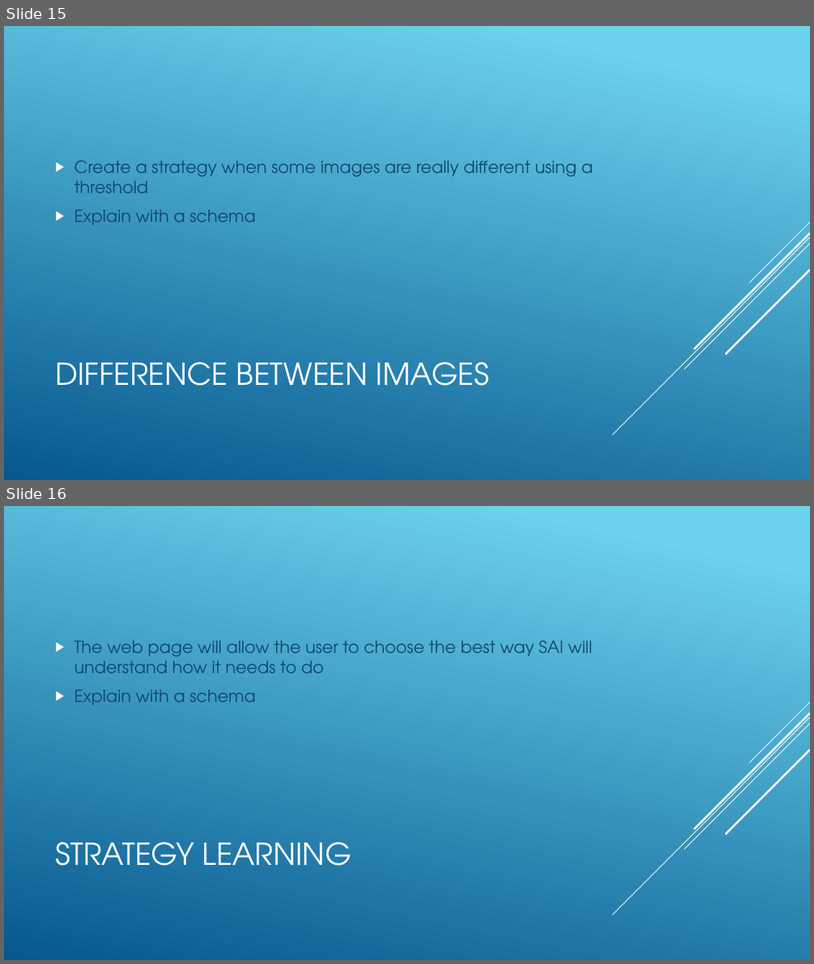
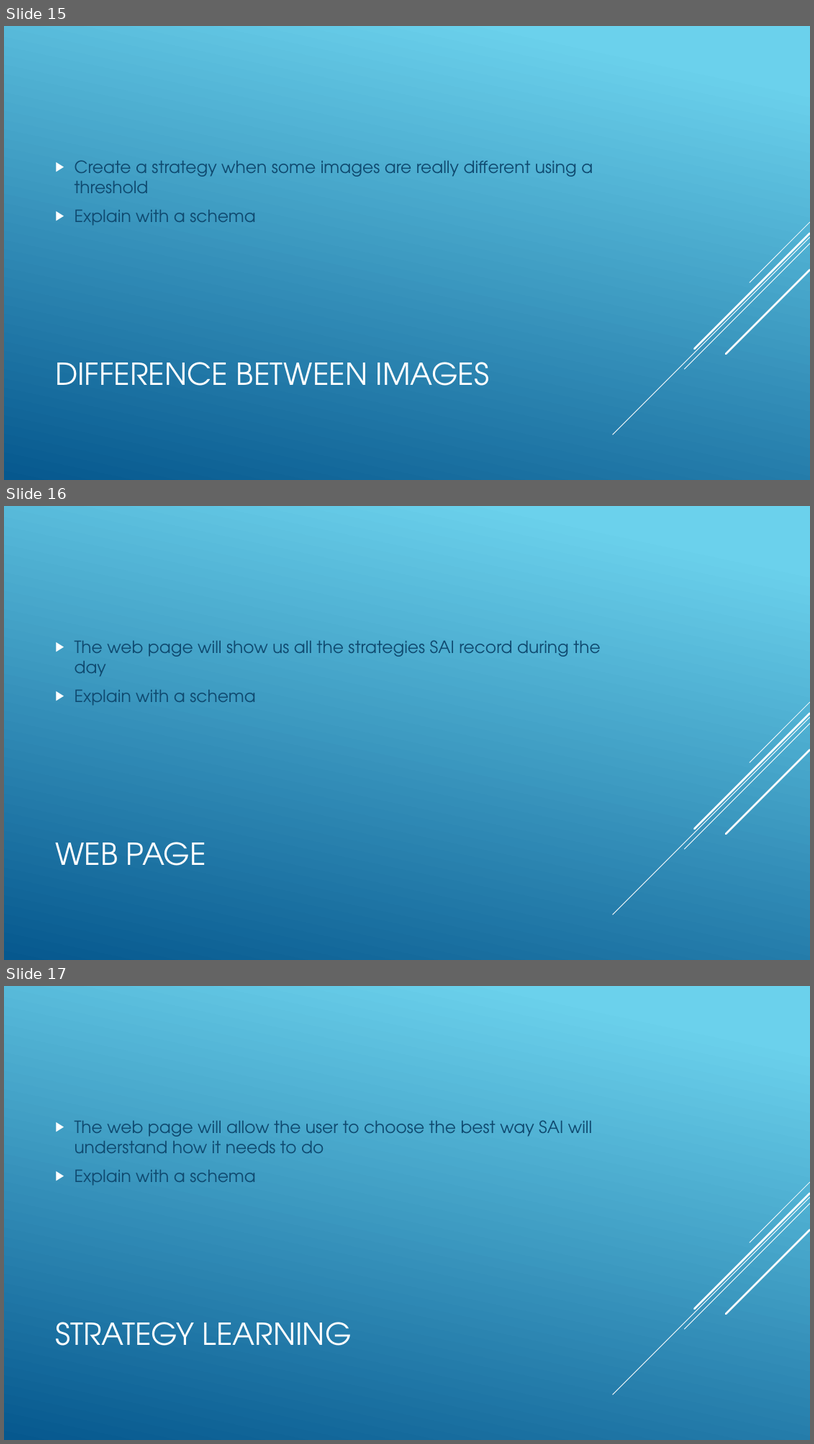
Before and after one commit to jnguyen1192/SIA, a slide deck: SAI_presentation.pptx. Shown one above the other, each under a label of ours: slides 15 and 16 before the commit, slides 15, 16 and 17 after it. The pictures are 814x964 and 814x1444 pixels, drawn with LibreOffice and Linux fonts; fonts in the diff are those of the drawing. Boxes give left, top, right and bottom in pixels: in the first picture for what was removed or moved away, otherwise in the second. Text is boxed around its words. In the diff, an @@ line names an element or a change of style, - is before the commit and + after.

Commit message:
#12 Web page added on slides

```diff
--- a/SAI_presentation.pptx
+++ b/SAI_presentation.pptx
@@ slide 16 added at (4,506,810,960), background gradient #6ED2EB to #06588E; not listed: 5 template elements that a slide beside it also shows @@
@@ text added at (75,640,600,705), 20 pt, text #0F496F @@
+▶ The web page will show us all the strategies SAI record during the day
+▶ Explain with a schema
@@ title added at (55,842,206,865), 36 pt, text #FFFFFF @@
+WEB PAGE
@@ what was slide 16 is now slide 17 @@
```
